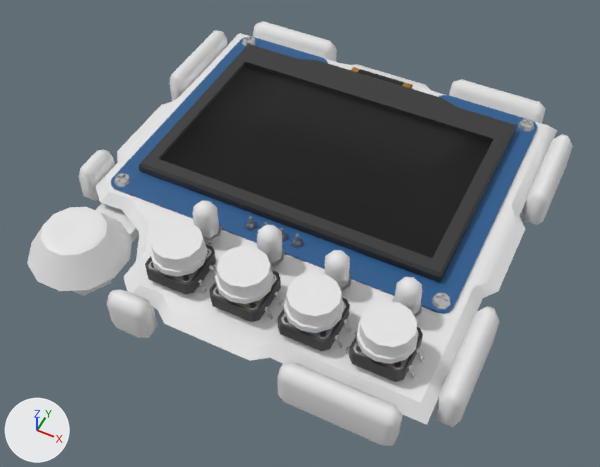
Renders of the FBX model Assets/Model.fbx from each side of a commit.
Both versions are drawn from a camera (50 mm lens) standing at (0.116, -0.245, 0.281) and looking at (0.003, -0.018, -0.002). Lighting does not change. The marker at lower left points along +X, +Y and +Z. The first picture is the older version. Where no turn or scale is listed for an object, it has been applied to the vertices.

Objects in the first picture: 'Button Bases', 'Button1HL', 'Button2HL', 'Button3HL', 'Button4HL', 'Component_PuzzleBackground', 'LED 2', 'LED 3', 'LED 4', 'Screen', 'ScreenBoard', 'Screws', 'Solders', 'Strip' and 5 more.
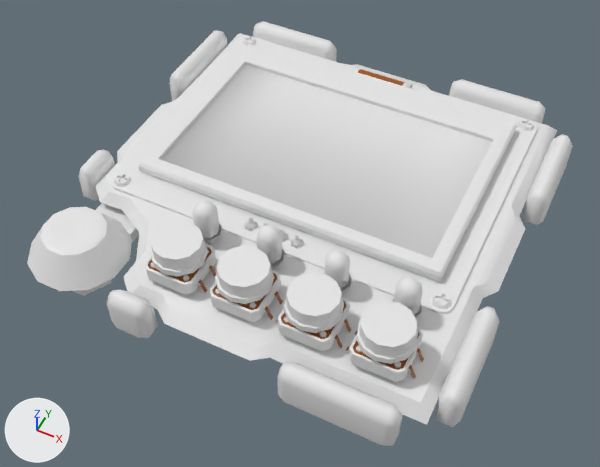
Location of each change, (x1, y1, x2, y2) in pixels of the pictures (600 x 467 px):
'ScreenBoard', recoloured: (111, 37, 537, 314) in both
'Screws', recoloured: (114, 36, 535, 309) in both
'Solders', recoloured (lighter): (245, 216, 304, 249) in both
part 1 of me_cube_001, recoloured (dark grey to white): (138, 44, 517, 282) in both
part 2 of me_cube_001, recoloured (black to white): (161, 65, 492, 258) in both
part 3 of me_cube_013, recoloured: (145, 244, 423, 382) in both
part 4 of me_cube_013, recoloured: (148, 248, 424, 379) in both
part 5 of me_plane_001, recoloured: (351, 67, 413, 89) in both
part 6 of me_plane_001, recoloured (black to brown): (358, 69, 405, 86) in both

The change, as a diff of the scene's bpy script:
```diff
--- a/Assets/Model.fbx.py
+++ b/Assets/Model.fbx.py
@@ mat_text_brown @@
+mat_text_brown = principled_material('Text Brown')
+mat_text_brown.base_color = (0.327, 0.0816, 0.0)  # brown #9b5100
@@ mat_material_001 @@
+mat_material_001 = principled_material('Material.001')
+mat_material_001.base_color = (0.8, 0.8, 0.8)  # white #e7e7e7
@@ me_plane_001 @@
 me_plane_001.from_pydata(...)  # 168 vertices, 166 faces; spans x -0.0161..0.0161, y -0.0049..0.0086, z -0.0012..0.0024
 # used by ob_strip; location = (0.0, 0.074, 0.0159)
+# me_plane_001 part 5: all 124 faces that had it switch from mat_strip_inner (brown #ad7200) to mat_material_001 (white #e7e7e7)
+# me_plane_001 part 6: all 42 faces that had it switch from mat_strip_outer (black #000000) to mat_text_brown (brown #9b5100)
@@ me_plane @@
 me_plane.from_pydata(...)  # 120 vertices, 96 faces; spans x -0.0145..0.0145, y -0.0029..0.0029, z -0.0027..0.0031
-me_plane.materials.append(mat_solder)  # grey #a6a6a6
@@ me_cube_002 @@
 me_cube_002.from_pydata(...)  # 60 vertices, 40 faces; spans x -0.082..0.082, y -0.063..0.066, z -0.001..0.001
-me_cube_002.materials.append(mat_board)  # blue #255b90
@@ me_cylinder_001 @@
 me_cylinder_001.from_pydata(...)  # 168 vertices, 112 faces; spans x -0.081..0.081, y -0.062..0.065, z 0.012..0.015
-me_cylinder_001.materials.append(mat_screws)  # light grey #dadada
@@ me_cube_013 @@
 me_cube_013.from_pydata(...)  # 768 vertices, 616 faces; spans x -0.0597..0.0598, y -0.0111..0.0111, z -0.0096..0.0102
 # used by ob_button_bases; location = (0.0206, -0.0722, 0.0191)
+# me_cube_013 part 3: all 256 faces that had it switch from mat_casing (dark grey #343434) to mat_material_001 (white #e7e7e7)
+# me_cube_013 part 4: all 360 faces that had it switch from mat_screws (light grey #dadada) to mat_text_brown (brown #9b5100)
@@ me_cube_001 @@
 me_cube_001.from_pydata(...)  # 60 vertices, 58 faces; spans x -0.0728..0.0728, y -0.0504..0.0566, z 0.0136..0.0184
 # used by ob_screen; location = (0.0, 0.0192, 0.0027)
+# me_cube_001 part 1: all 53 faces that had it switch from mat_casing (dark grey #343434) to no material
+# me_cube_001 part 2: all 5 faces that had it switch from mat_screen (picture img_screen_png) to no material
```
